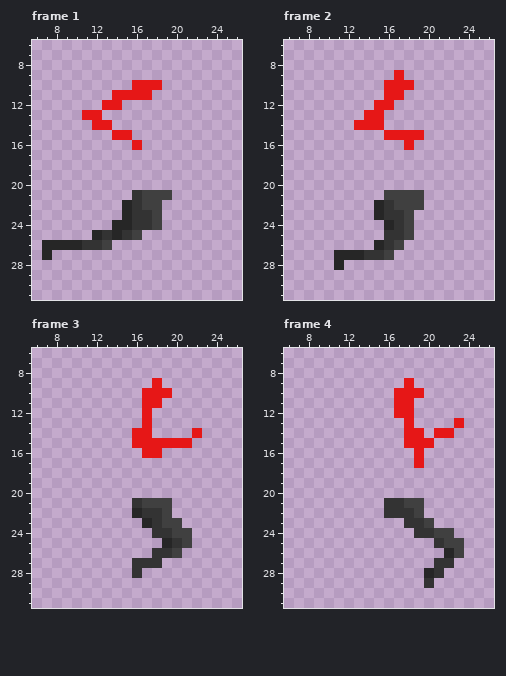
One commit to this pixel-art file: aseperite textures/run cycle.ase. The picture above is the old version.
32x32 pixels, 8 frames. Shown: frame 1: x 6..26, y 6..31; frame 2: x 6..26, y 6..31; frame 3: x 6..26, y 6..31; frame 4: x 6..26, y 6..31. The commit also changed other frames, which this record leaves out.
The same view after the edit:
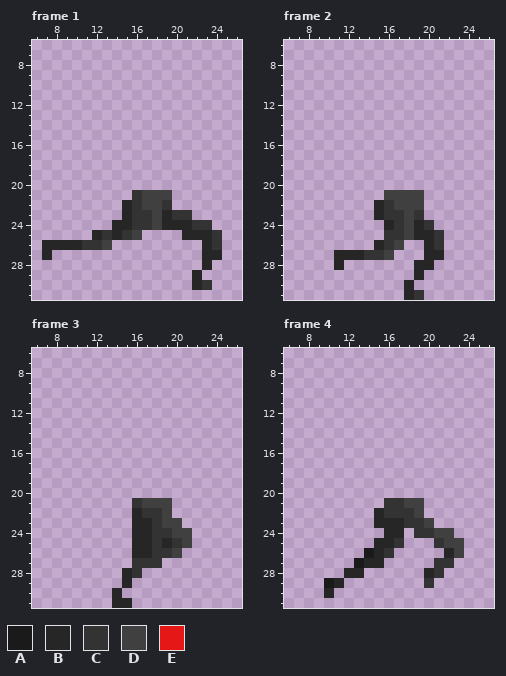
Palette (. is transparent): A #1a1a1a  B #262626  C #333333  D #404040  E #e61717
Log entry: fuck arms
From old to new:
layer "left leg" now shown
Frame 1, layers "right arm", "left leg":
y 10: x 16..18 EEE -> ...
y 11: x 14..17 EEEE -> ....
y 12: x 13..14 EE -> ..
y 13: x 11..12 EE -> ..
y 14: x 12..13 EE -> ..
y 15: x 14..15 EE -> ..
y 16: x 16 E -> .
y 22: x 19 . -> C
y 23: x 19..21 ... -> BCC
y 24: x 19..23 ..... -> BBBCC
y 25: x 21..24 .... -> BBBC
y 26: x 23..24 .. -> BC
y 27: x 23..24 .. -> BB
y 28: x 23 . -> B
y 29: x 22 . -> B
y 30: x 22..23 .. -> BC
Frame 2, layers "right arm", "left leg":
y 9: x 17 E -> .
y 10: x 16..18 EEE -> ...
y 11: x 16..17 EE -> ..
y 12: x 15..16 EE -> ..
y 13: x 14..15 EE -> ..
y 14: x 13..15 EEE -> ...
y 15: x 16..19 EEEE -> ....
y 16: x 18 E -> .
y 23: x 19 . -> C
y 24: x 19..20 .. -> BC
y 25: x 19..21 ... -> BBC
y 26: x 20..21 .. -> BC
y 27: x 20..21 .. -> BB
y 28: x 19..20 .. -> BB
y 29: x 19 . -> B
y 30: x 18 . -> B
y 31: x 18..19 .. -> BC
Frame 3, layers "right arm", "left leg":
y 9: x 18 E -> .
y 10: x 17..19 EEE -> ...
y 11: x 17..18 EE -> ..
y 12..13: x 17 E -> .
y 14: x 16..17 EE -> ..; x 22 E -> .
y 15: x 16..21 EEEEEE -> ......
y 16: x 17..18 EE -> ..
y 23: x 16 . -> B
y 24: x 16..17 .. -> BB
y 25: x 16..18 ... -> BBC
y 26: x 16..17 .. -> BB
y 28..29: x 15 . -> B
y 30: x 14 . -> B
y 31: x 14..15 .. -> BB
Frame 4, layers "right arm", "left leg":
y 9: x 18 E -> .
y 10: x 17..19 EEE -> ...
y 11..12: x 17..18 EE -> ..
y 13: x 18 E -> .; x 23 E -> .
y 14: x 18..19 EE -> ..; x 21..22 EE -> ..
y 15: x 18..20 EEE -> ...
y 16..17: x 19 E -> .
y 22: x 15 . -> B
y 23: x 15..17 ... -> BBB
y 24: x 16..17 .. -> BB
y 25: x 15..17 ... -> BBC
y 26: x 14..16 ... -> ABC
y 27: x 13..15 ... -> ABB
y 28: x 12..13 .. -> BB
y 29: x 10..11 .. -> AB
y 30: x 10 . -> B
